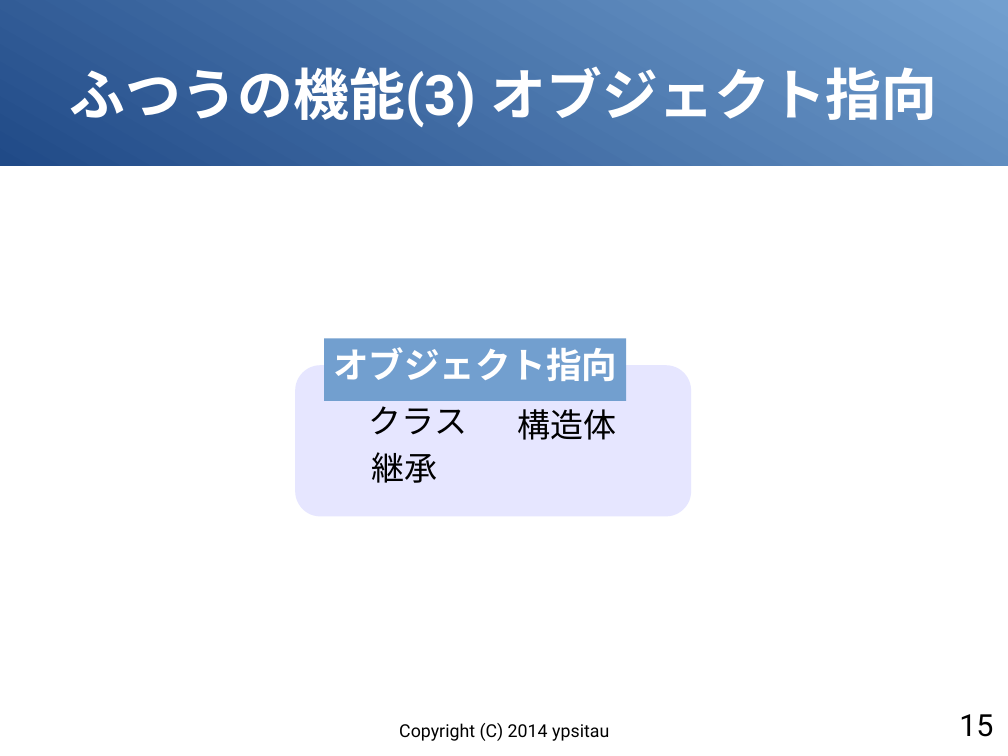
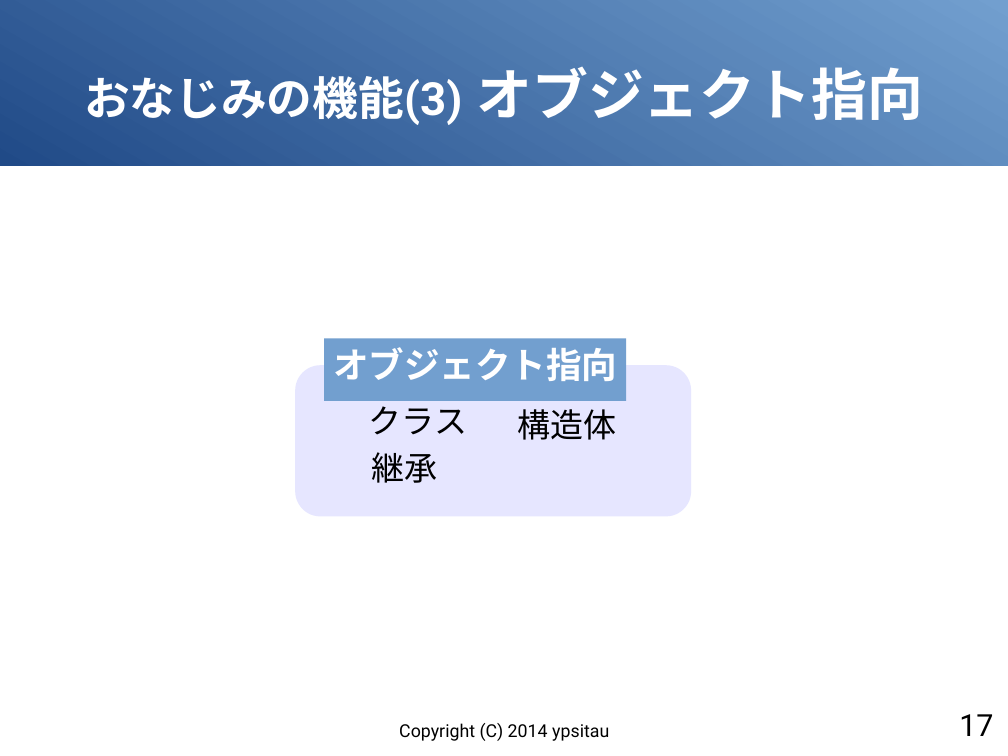
Before and after one commit to gura-lang/gura-doc, a slide deck: slide 17 of presentation/gura-introduction.odp (slide 15 before the commit). Drawn at 1008x756 pixels with LibreOffice and Linux fonts; fonts in the diff are those of the drawing. Boxes give left, top, right and bottom in pixels: in the first picture for what was removed or moved away, otherwise in the second. Text is boxed around its words. In the diff, an @@ line names an element or a change of style, - is before the commit and + after.

```diff
--- a/presentation/gura-introduction.odp
+++ b/presentation/gura-introduction.odp
@@ title at [84,67,923,125]: text changed; size 44 to 36 pt @@
-ふつうの機能(3) オブジェクト指向
+おなじみの機能(3) オブジェクト指向
@@ page number at [959,714,993,736]: text changed @@
-15
+17
```
Also in this commit, not shown: 14 other slides changed, 3 slides added, 3 slides removed.
